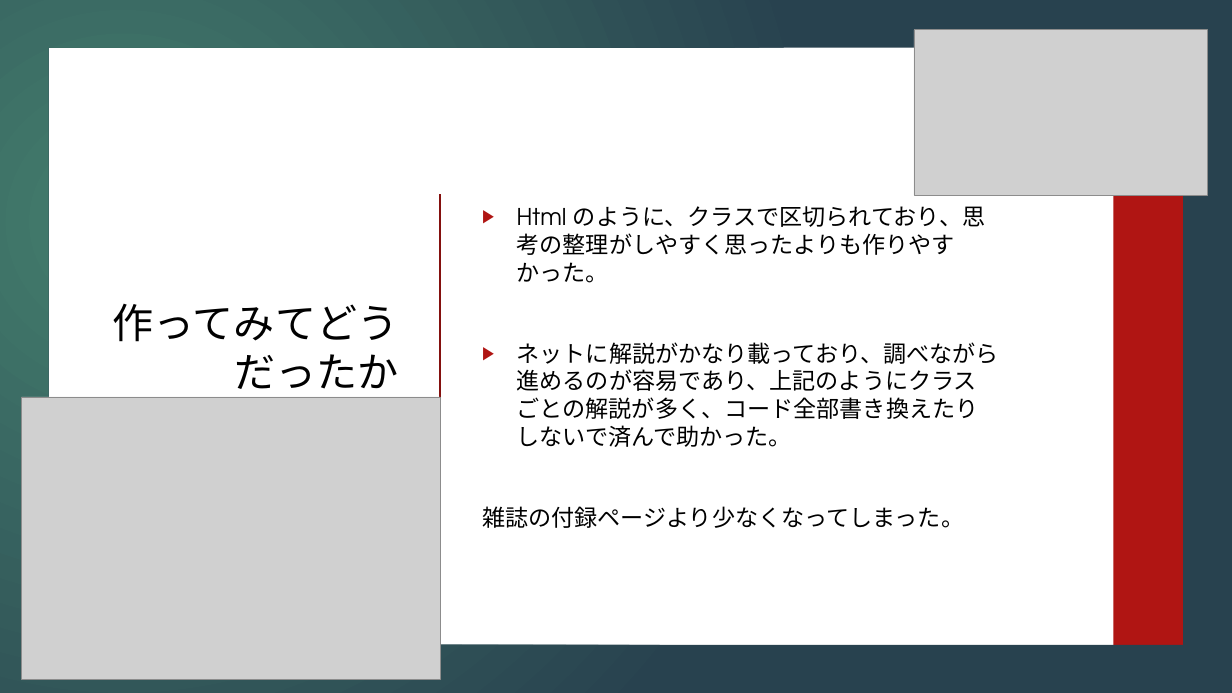
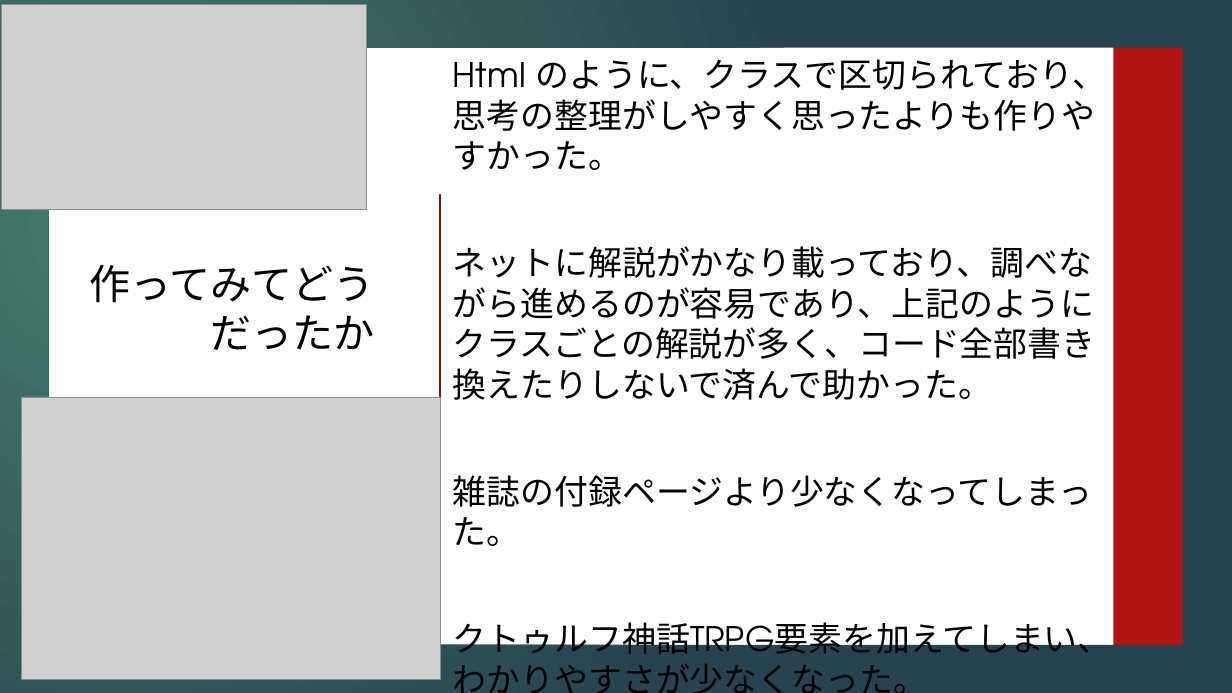
Before and after one commit to Haruto0922/flutterMock, a slide deck: slide 6 of プレゼン資料/ぱわぽ.pptx. Drawn at 1232x693 pixels with LibreOffice and Linux fonts; fonts in the diff are those of the drawing; grey boxes stand for pictures; background and template pictures are left out. Boxes give left, top, right and bottom in pixels: in the first picture for what was removed or moved away, otherwise in the second. Text is boxed around its words. In the diff, an @@ line names an element or a change of style, - is before the commit and + after.

Commit message:
手直し

```diff
--- a/プレゼン資料/ぱわぽ.pptx
+++ b/プレゼン資料/ぱわぽ.pptx
@@ picture: place and size @@
-picture at [914,30,1208,195]
+picture at [2,5,366,210]
@@ text "Html のように、クラスで区切られており、思考の整理がしやすく思ったよりも作りやすかった。": place and size @@
-text "Html のように、クラスで区切られており、思考の整理がしやすく思ったよりも作りやすかった。" at [482,206,999,528]
+text "Html のように、クラスで区切られており、思考の整理がしやすく思ったよりも作りやすかった。" at [453,59,1112,660]
@@ text at [453,59,1106,546]: size 18 to 26.4 pt in "Html のように、クラスで区切られており、思考の整理がしやすく思ったよりも作りやすかった。", "ネットに解説がかなり載っており、調べながら進めるのが容易であり、上記のようにクラスごとの解説が多く、コード全部書き換えた ...", "雑誌の付録ページより少なくなってしまった。"; bullet ▶ to none @@
@@ title "作ってみてどうだったか" rewrapped from [113,304,399,398] to [89,265,375,350] @@
@@ text at [453,622,1112,660]: paragraph added @@
+クトゥルフ神話TRPG要素を加えてしまい、わかりやすさが少なくなった。
```
